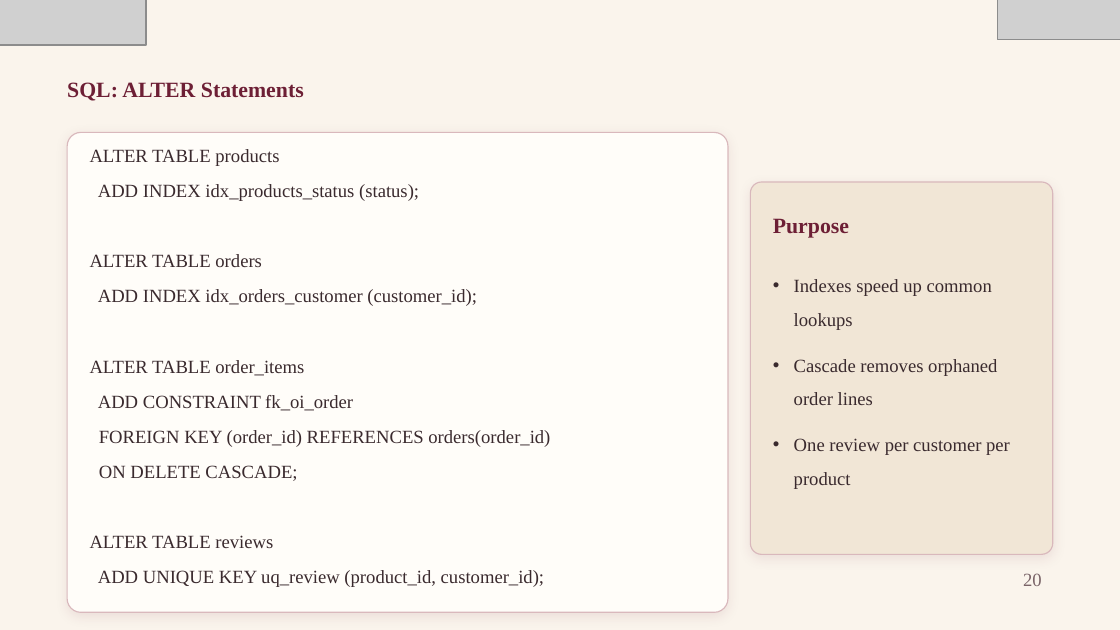
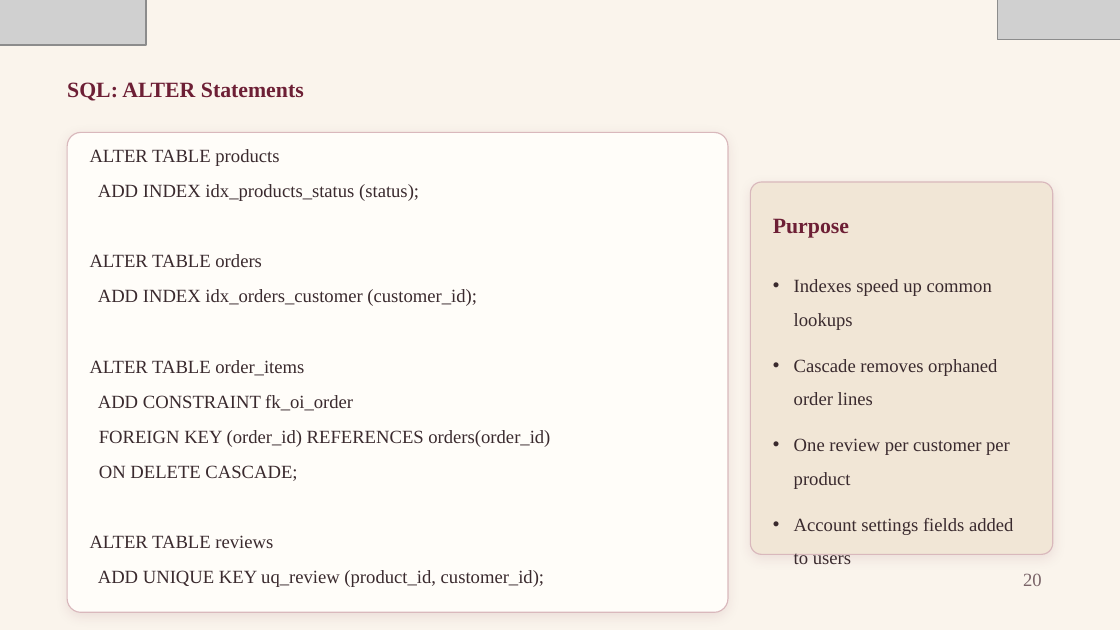
Before and after one commit to Bishu112/00022140_BishwambharThakur_EC3352_Assignment2, a slide deck: slide 20 of Presentation/00022140_BishwambharThakur_EC3352_Assignment2.pptx. Drawn at 1120x630 pixels with LibreOffice and Linux fonts; fonts in the diff are those of the drawing; grey boxes stand for pictures. Boxes give left, top, right and bottom in pixels: in the first picture for what was removed or moved away, otherwise in the second. Text is boxed around its words. In the diff, an @@ line names an element or a change of style, - is before the commit and + after.

```diff
--- a/Presentation/00022140_BishwambharThakur_EC3352_Assignment2.pptx
+++ b/Presentation/00022140_BishwambharThakur_EC3352_Assignment2.pptx
@@ text at [794,518,1013,564]: paragraph added @@
+• Account settings fields added to users
```
Also in this commit, not shown: 2 other slides changed, 26 other files.
